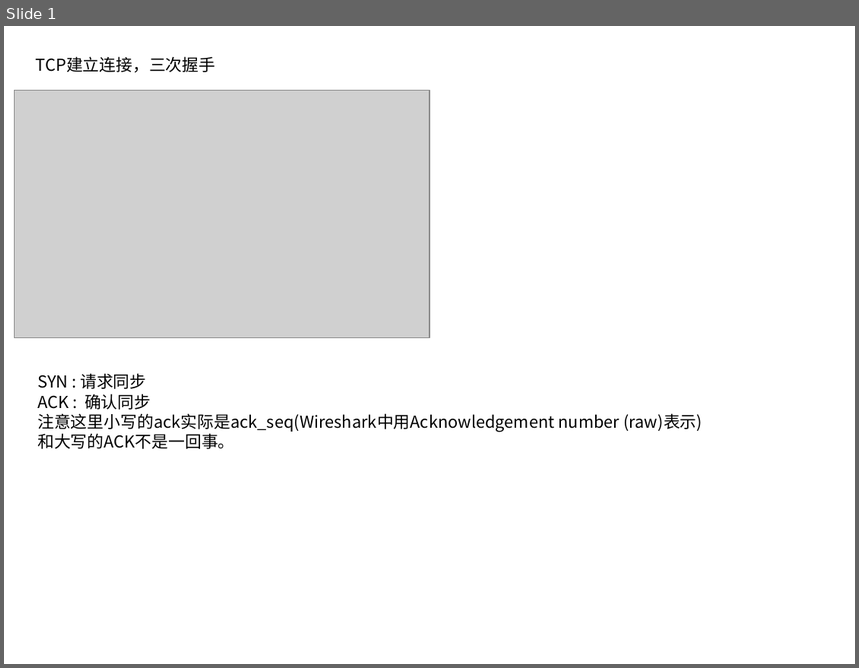
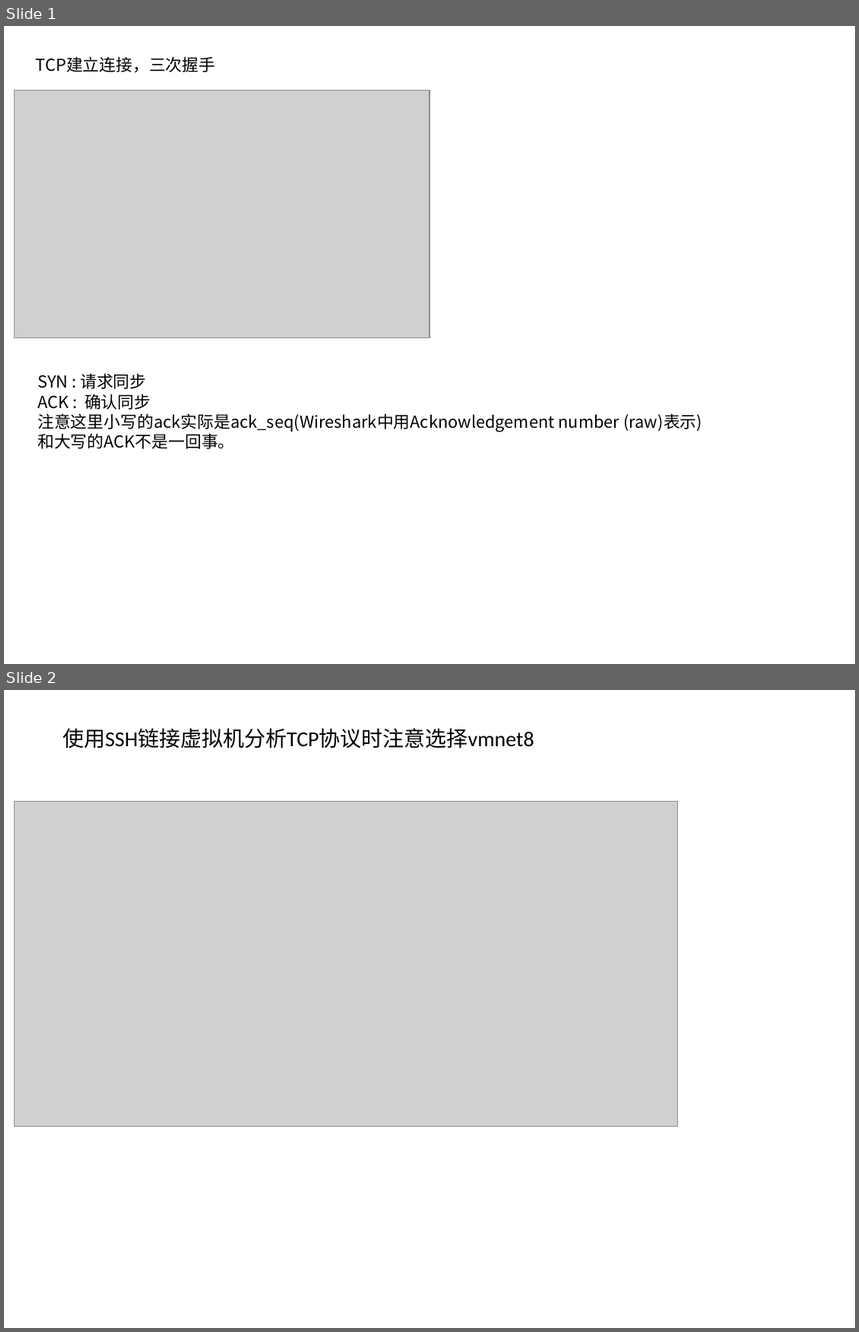
Before and after one commit to NicholasRabbit/Computer-Network, a slide deck: Wireshark/TCP三次握手，四次挥手.pptx. Shown one above the other, each under a label of ours: slide 1 before the commit, slides 1 and 2 after it. The pictures are 859x668 and 859x1332 pixels, drawn with LibreOffice and Linux fonts; fonts in the diff are those of the drawing; grey boxes stand for pictures. Boxes give left, top, right and bottom in pixels: in the first picture for what was removed or moved away, otherwise in the second. Text is boxed around its words. In the diff, an @@ line names an element or a change of style, - is before the commit and + after.

```diff
--- a/Wireshark/TCP三次握手，四次挥手.pptx
+++ b/Wireshark/TCP三次握手，四次挥手.pptx
@@ slide 2 added at [4, 690, 855, 1328], background #FFFFFF @@
@@ text added at [63, 728, 534, 749], 18 pt, text #000000 @@
+使用SSH链接虚拟机分析TCP协议时注意选择vmnet8
@@ picture added at [14, 802, 678, 1127] @@
```
Also in this commit, not shown: 2 other files.
